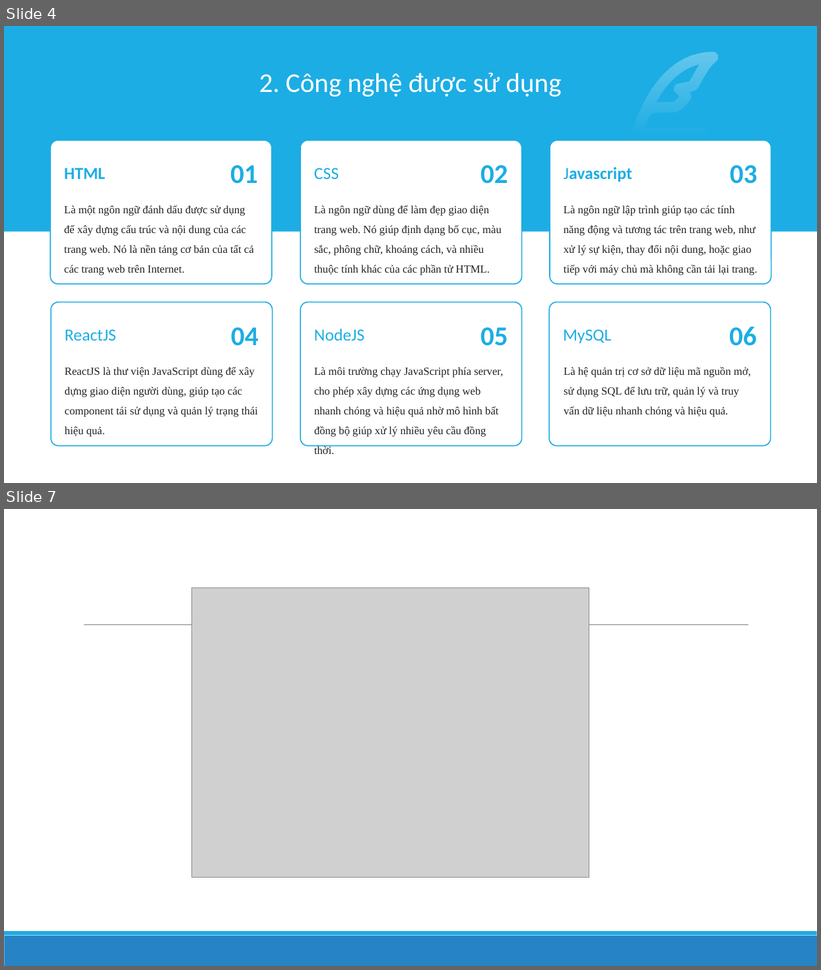
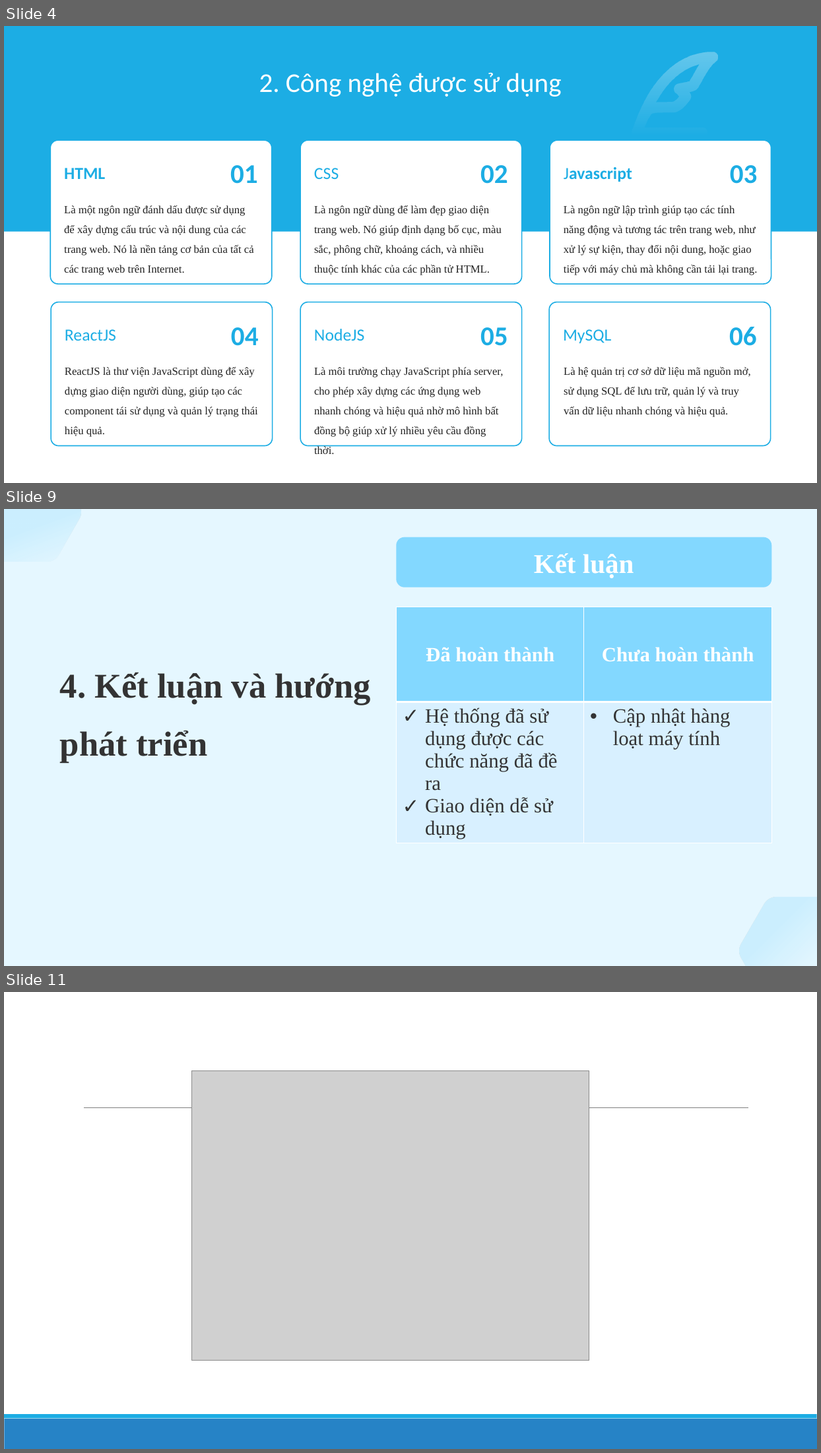
Before and after one commit to qhd279/Nhom055, a slide deck: slide.pptx. Shown one above the other, each under a label of ours: slides 4 and 7 before the commit, slides 4, 9 and 11 after it; the slides between them are not shown. The pictures are 821x970 and 821x1453 pixels, drawn with LibreOffice and Linux fonts; fonts in the diff are those of the drawing; grey boxes stand for pictures. Boxes give left, top, right and bottom in pixels: in the first picture for what was removed or moved away, otherwise in the second. Text is boxed around its words. In the diff, an @@ line names an element or a change of style, - is before the commit and + after.

```diff
--- a/slide.pptx
+++ b/slide.pptx
@@ slide 9 added at <box>4,509,817,966</box>, background #E5F7FF @@
@@ freeform shape added at <box>4,509,81,561</box>, fill gradient #83D8FF @@
@@ rounded rectangle added at <box>396,537,772,587</box>, fill #83D8FF, 32 pt, text #FFFFFF, bold @@
+Kết luận
@@ table added at <box>396,607,772,842</box>, 2 rows, 2 columns @@
+Đã hoàn thành | Chưa hoàn thành
+Hệ thống đã sử dụng được các chức năng đã đề ra / Giao diện dễ sử dụng | Cập nhật hàng loạt máy tính
@@ text added at <box>60,672,371,763</box>, 41 pt, text #333333, bold @@
+4. Kết luận và hướng phát triển
@@ freeform shape added at <box>740,898,817,966</box>, fill gradient #83D8FF @@
@@ what was slide 7 is now slide 11 @@
```
Also in this commit, not shown: 2 slides changed, 4 other slides added, 1 slide removed, 10 other files.
